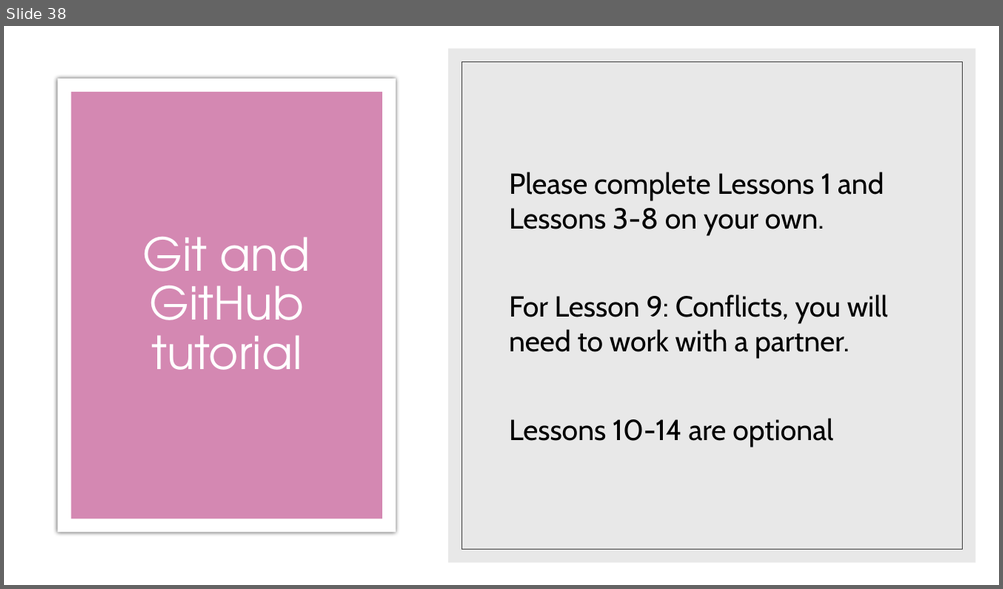
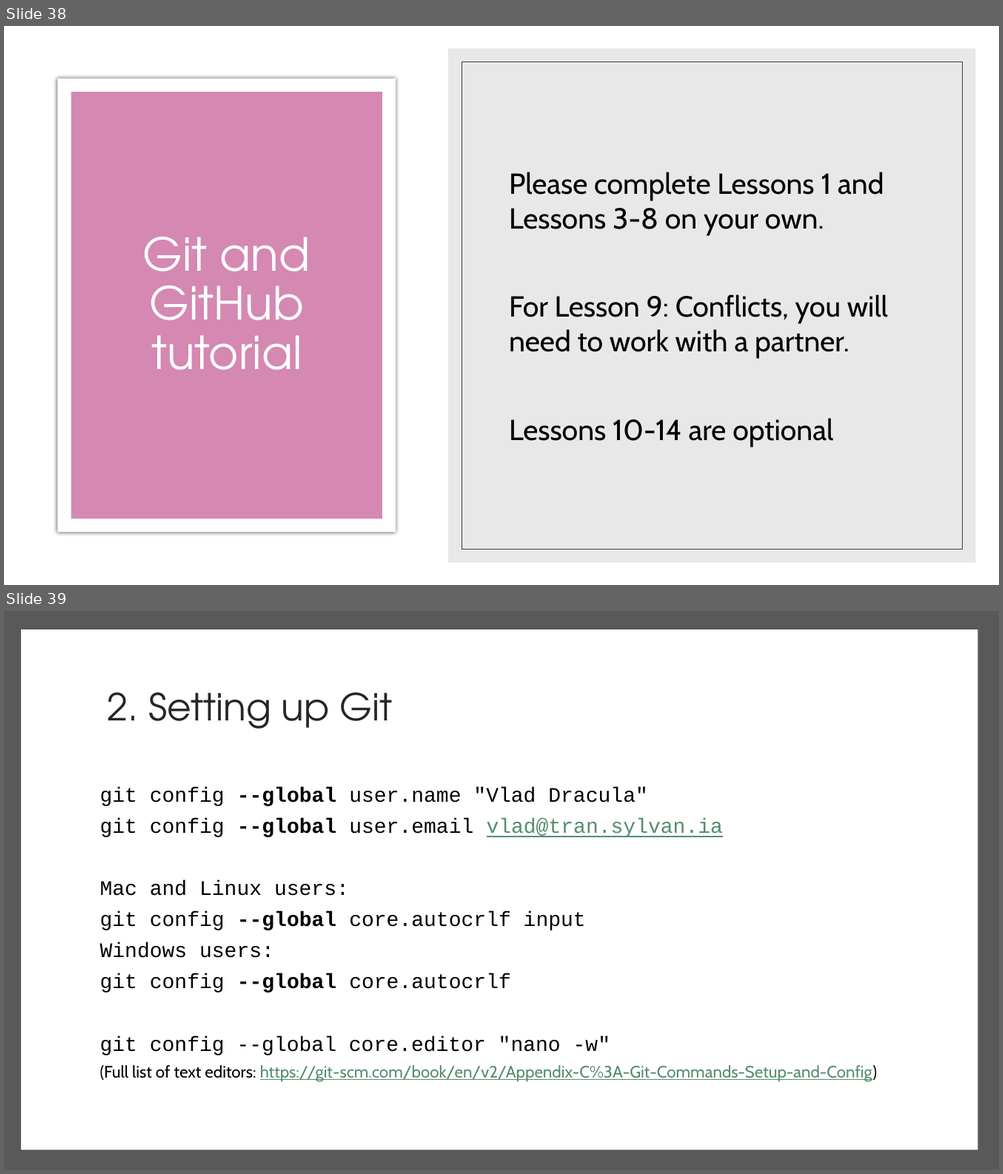
Before and after one commit to aGitHasNoName/amatoLab, a slide deck: amatoGit.pptx. Shown one above the other, each under a label of ours: slide 38 before the commit, slides 38 and 39 after it. The pictures are 1003x589 and 1003x1174 pixels, drawn with LibreOffice and Linux fonts; fonts in the diff are those of the drawing. Boxes give left, top, right and bottom in pixels: in the first picture for what was removed or moved away, otherwise in the second. Text is boxed around its words. In the diff, an @@ line names an element or a change of style, - is before the commit and + after.

```diff
--- a/amatoGit.pptx
+++ b/amatoGit.pptx
@@ slide 39 added at <box>4,611,999,1170</box>, background #FFFFFF @@
@@ rectangle added at <box>4,611,999,1170</box>, fill #595959 @@
@@ rectangle added at <box>21,629,978,1150</box>, fill #FFFFFF @@
@@ title added at <box>108,692,392,729</box>, 36 pt, text #262626 @@
+2. Setting up Git
@@ text added at <box>100,788,876,1082</box>, 20 pt, text #000000 @@
+git config --global user.name "Vlad Dracula"
+git config --global user.email vlad@tran.sylvan.ia
+Mac and Linux users:
+git config --global core.autocrlf input
+Windows users:
+git config --global core.autocrlf
+git config --global core.editor "nano -w"
+(Full list of text editors: https://git-scm.com/book/en/v2/Appendix-C%3A-Git-Commands-Setup-and-Config)
```
Also in this commit, not shown: 1 other file.
